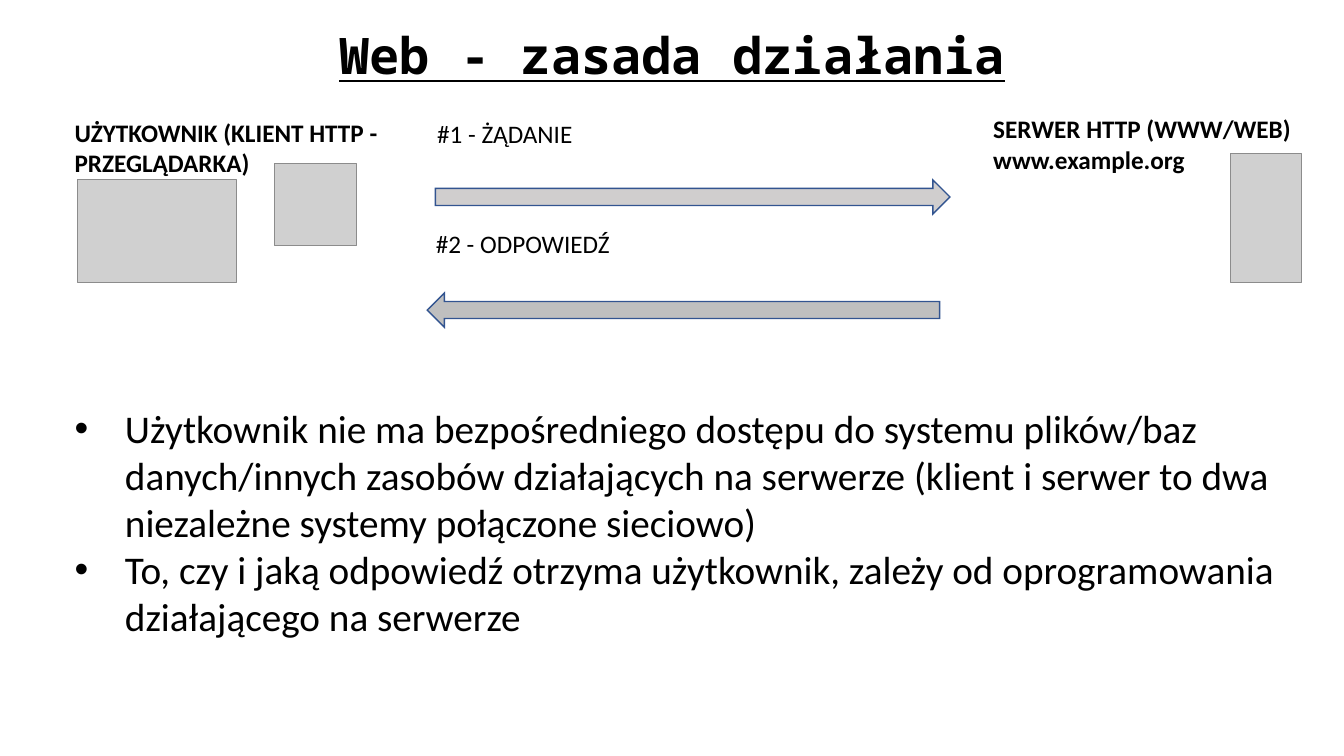
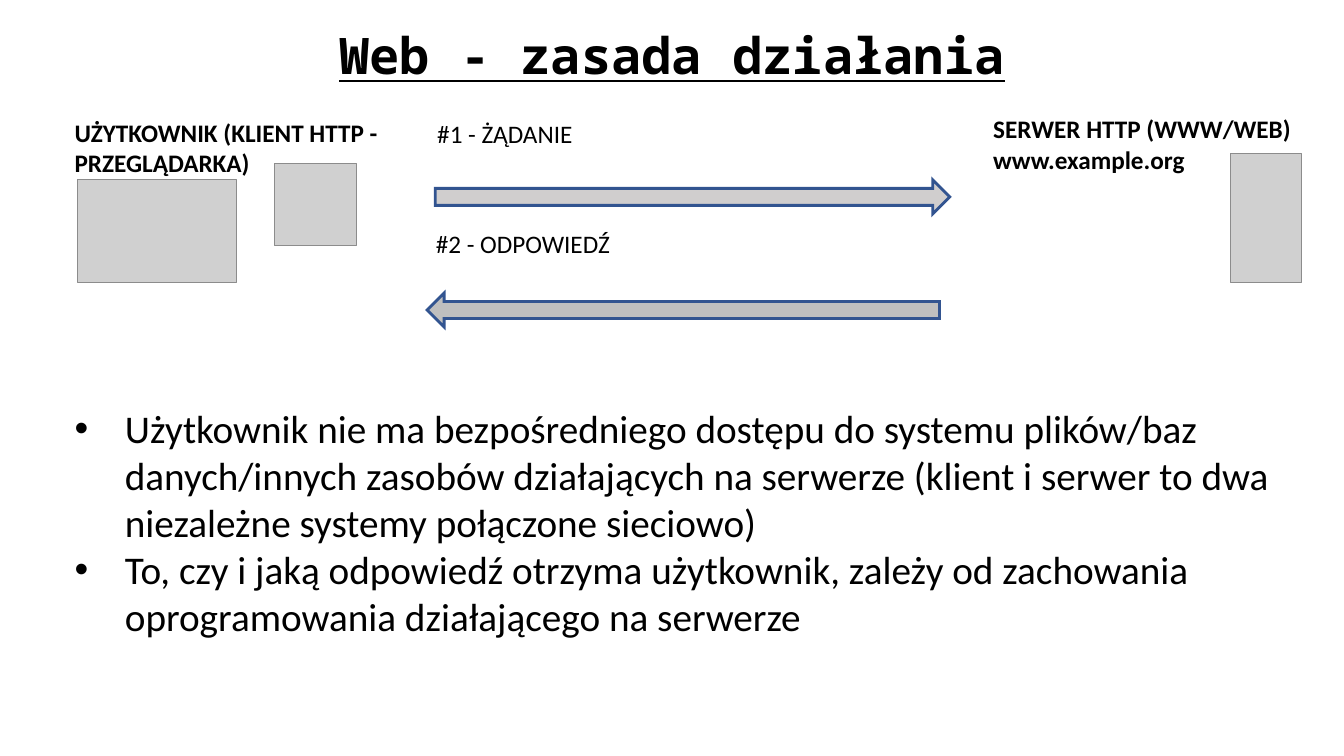
Before and after one commit to ewilded/DFIR, a slide deck: slide 17 of 2_Wprowadzenie_do_bezpieczenstwa_IT.pptx. Drawn at 1344x756 pixels with LibreOffice and Linux fonts; fonts in the diff are those of the drawing; grey boxes stand for pictures. Boxes give left, top, right and bottom in pixels: in the first picture for what was removed or moved away, otherwise in the second. Text is boxed around its words. In the diff, an @@ line names an element or a change of style, - is before the commit and + after.

```diff
--- a/2_Wprowadzenie_do_bezpieczenstwa_IT.pptx
+++ b/2_Wprowadzenie_do_bezpieczenstwa_IT.pptx
@@ right arrow at [436,180,950,215]: outline #325491 1 pt to #325490 2 pt; proportions changed @@
@@ right arrow at [427,293,940,328]: outline #325491 1 pt to #325490 2 pt; proportions changed @@
@@ text at [125,556,1188,638]: text changed @@
-• To, czy i jaką odpowiedź otrzyma użytkownik, zależy od oprogramowania działającego na serwerze
+• To, czy i jaką odpowiedź otrzyma użytkownik, zależy od zachowania oprogramowania działającego na serwerze
```
Also in this commit, not shown: 75 other slides changed, 4 other files.
